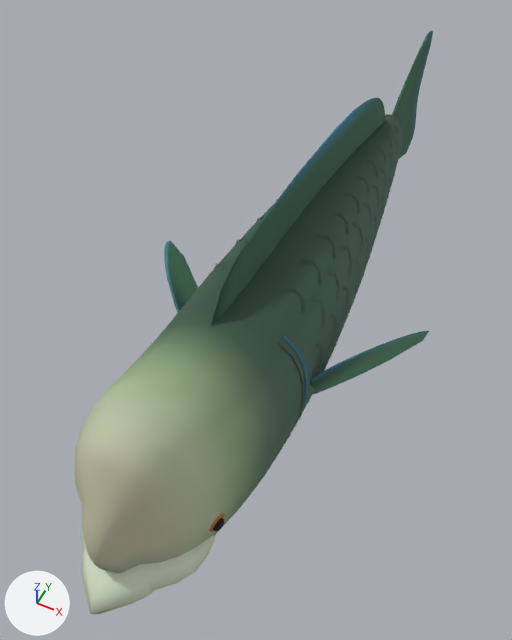
One commit to the glTF model assets/models/marine/bumphead-parrotfish.glb: the scene before it, then after it.
The view is the same before and after, from a 50 mm camera at (0.26, -0.61, 0.69) aimed at (-0.036, -0.018, -0.049). The axes (+X, +Y, +Z) are drawn at lower left. The lights are the same throughout. The older version comes first.

The first picture shows 'bumphead-parrotfish-body'.
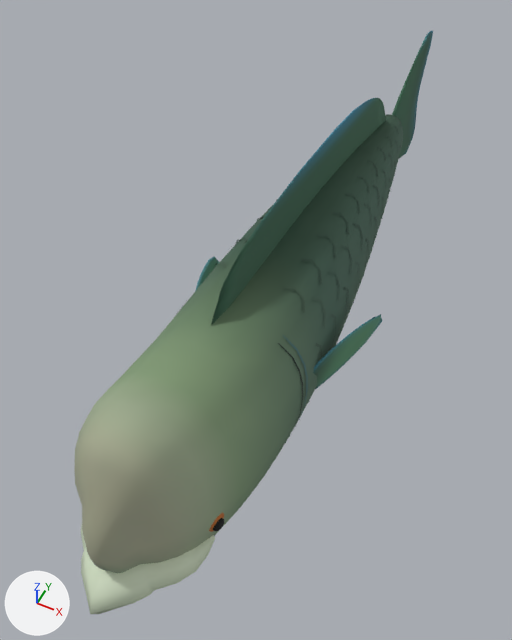
Changed parts and their boxes (x1, y1, x2, y2) in the pictures (512 x 640 px; the box of a moved part takes in the faces that stretch with it):
'bumphead-parrotfish-body', reshaped, recoloured
    both: (74, 31, 433, 614)
part 1 of me_mesh_0, moved or reshaped
    before: (310, 331, 429, 395)
    after: (313, 314, 382, 389)
part 2 of me_mesh_0, moved or reshaped (mostly hidden afterwards)
    before: (164, 241, 198, 312)
    after: (195, 257, 219, 291)
part 3 of me_mesh_0, edited (looks the same)
    both: (106, 339, 268, 573)
part 4 of me_mesh_0, recoloured
    both: (74, 371, 232, 570)
part 5 of me_mesh_0, recoloured
    both: (184, 260, 336, 359)
part 6 of me_mesh_0, recoloured (dark green to greyish green)
    both: (153, 277, 329, 475)

The change in detail:
me_mesh_0 is used by ob_bumphead_parrotfish_body; location (0.0, 0.0, 0.0).
me_mesh_0 had 2673 vertices, 4246 faces and spanned x -0.192..0.192, y -0.457..0.6, z -0.174..0.189.
me_mesh_0 now has 2673 vertices, 4246 faces and spans x -0.125..0.125, y -0.457..0.6, z -0.174..0.189.
me_mesh_0 part 1: the loose piece of 98 vertices spanning x 0.06..0.192, y -0.117..0.039, z -0.1..0.04 is multiplied about its middle by the matrix ((0.875, -0.324, -0.283), (0.212, 0.89, -0.106), (0.069, -0.063, 0.738)), then moved by (-0.03, 0.003, 0.0).
me_mesh_0 part 2: the loose piece of 98 vertices spanning x -0.192..-0.06, y -0.117..0.039, z -0.1..0.04 is multiplied about its middle by the matrix ((0.875, 0.324, 0.283), (-0.212, 0.89, -0.106), (-0.069, -0.063, 0.738)), then moved by (0.03, 0.003, 0.0).
me_mesh_0 part 3: 203 faces centred in x -0.083..0.082, y -0.424..-0.065, z -0.152..0.152 are repainted in the vertex colours; the middle colour goes from greyish green #839b80 to greyish green #81997d.
me_mesh_0 part 4: 381 faces centred in x -0.077..0.076, y -0.428..-0.174, z -0.15..0.167 are repainted in the vertex colours; the middle colour goes from greyish green #aab597 to grey #99a78d.
me_mesh_0 part 5: 107 faces centred in x -0.088..0.088, y -0.151..-0.027, z -0.069..0.13 are repainted in the vertex colours; the middle colour goes from dark green #3c584a to dark green #45604f.
me_mesh_0 part 6: 159 faces centred in x -0.088..0.088, y -0.239..-0.065, z -0.114..0.138 are repainted in the vertex colours; the middle colour goes from dark green #4a6d5c to greyish green #5e7a6a.
Other edits to the shape of me_mesh_0 do not show in these pictures.
